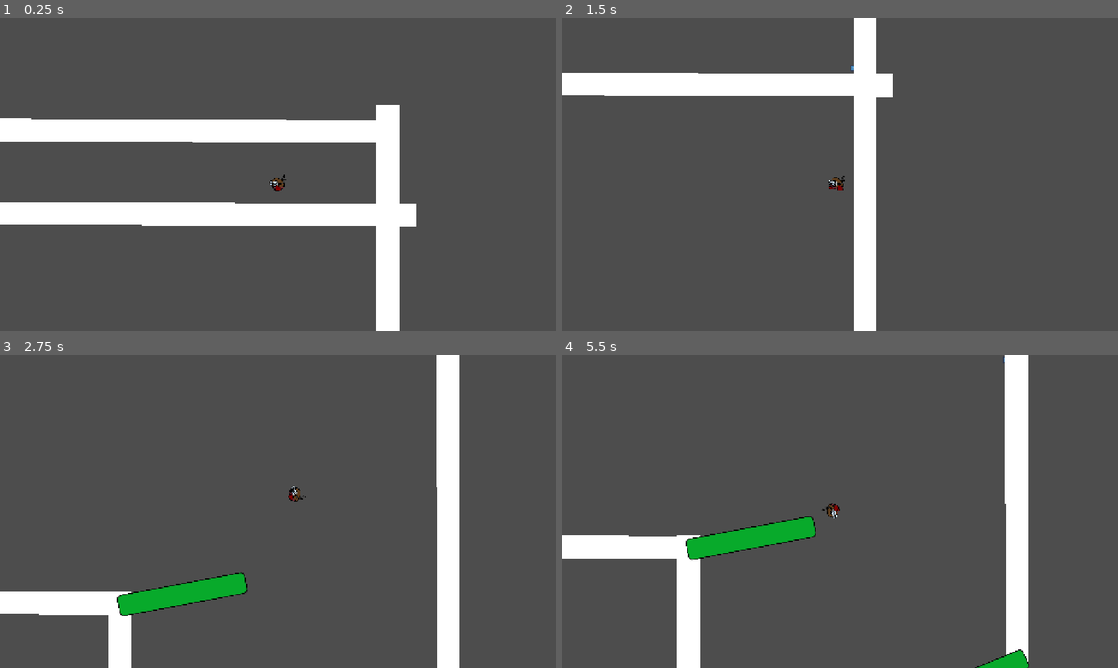
Above: before the commit, frames 1-4 (two rows, left to right).
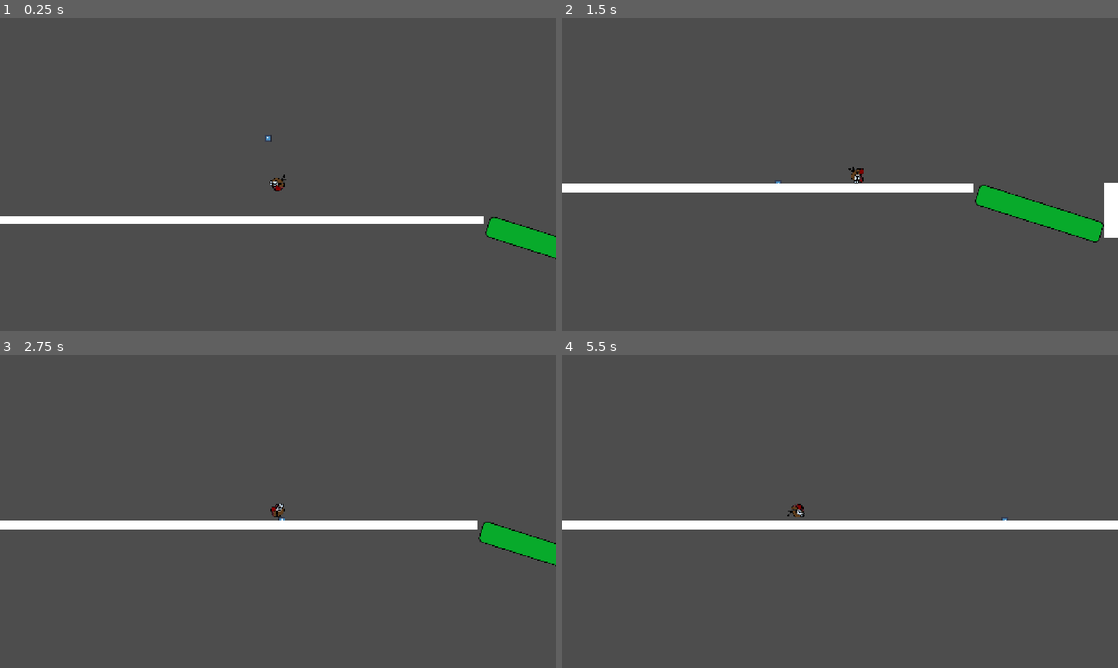
Above: after the commit, the same moments.

Repository: MisterIXI/godot-wildjam-80
Game: Godot game, scene res://scenes/_debug/Steffen/leveldesign_test.tscn
Two runs of this game, one before a commit and one after it. Both use one fixed random seed, a clock stepped at 60 frames per second and the inputs below. This scene is started directly instead of the project's main scene. The engine's default icon, where the game draws it, is replaced by a stand-in: a white triangle on a blue panel in a dark square.
Inputs (mouse positions are in pixels of both pictures, inside the frame that each line leads up to):
- Up to frame 1 (0.25 s): no input
- Up to frame 2 (1.5 s): tap Enter (ui_accept) at 0.5, 0.77 s; move the mouse to (962, 158) at 0.52 s; press the mouse at (962, 158) at 0.53 s; hold D (move_right) 0.53-1.28 s; move the mouse to (728, 190) at 1.27 s; release the mouse at (728, 190) at 1.28 s; hold A (move_left) from 1.28 s (still down); click (728, 190) at 1.35 s
- Up to frame 3 (2.75 s): tap Enter (ui_accept) at 1.52 s; move the mouse to (333, 442) at 2.02 s; release A (move_left) at 2.03 s; press the mouse at (333, 442) at 2.03 s; hold D (move_right) from 2.03 s (still down)
- Up to frame 4 (5.5 s): move the mouse to (812, 574) at 2.77 s; release D (move_right) at 2.78 s; release the mouse at (812, 574) at 2.78 s; hold W (up) 2.78-3.53 s; click (812, 574) at 2.85 s; tap Enter (ui_accept) at 3.02, 3.77, 4.52 s; move the mouse to (1006, 558) at 3.52 s; press the mouse at (1006, 558) at 3.53 s; hold A (move_left) from 3.53 s (still down); move the mouse to (673, 464) at 4.27 s; release the mouse at (673, 464) at 4.28 s; click (673, 464) at 4.35 s; move the mouse to (867, 511) at 5.02 s; press the mouse at (867, 511) at 5.03 s

The runs differ from the first frame. In frame 1, 12% of the frame differs, in the area x 0-100%, y 27-100%; in frame 2, 12%; in frame 3, 11%; in frame 4, 12%.

Commit message:
update scene

Diff:
--- a/scenes/_debug/Steffen/leveldesign_test.tscn
+++ b/scenes/_debug/Steffen/leveldesign_test.tscn
@@ -145,7 +145,7 @@
 texture_mode = 1
 
 [node name="YPlayer" type="RigidBody2D" parent="." node_paths=PackedStringArray("rope", "rope_target", "custom_joint")]
-position = Vector2(3239, -2653)
+position = Vector2(24, 74)
 contact_monitor = true
 max_contacts_reported = 1
 script = ExtResource("3_p7ah5")
Not shown: 1 places in resources/shaders/outline.tres that only renumber resources
Not shown: 1 places in scenes/_debug/Steffen/leveldesign_test.tscn that only renumber resources
Not shown: 1 places in scenes/test.tscn that only renumber resources
